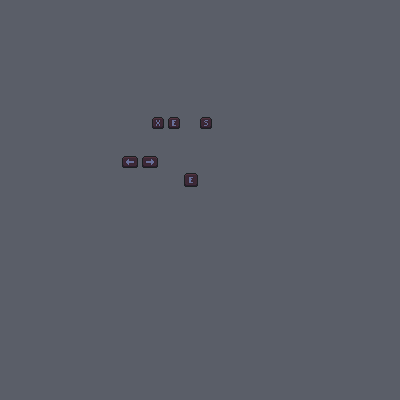
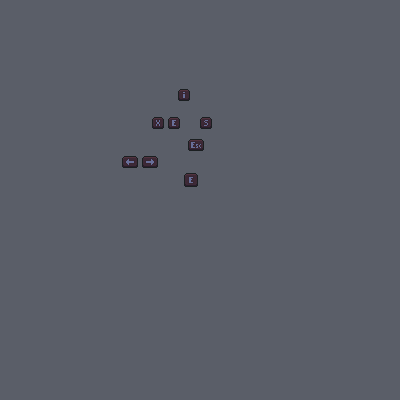
Two versions of the same layered image (w=400, h=400). Layer-by-layer changes:
added layer "KeyboardEscape.png" above "KeyboardI.png" over bbox(188, 139, 204, 151)
added layer "KeyboardI.png" above "KeyboardS.png" over bbox(178, 89, 190, 101)
